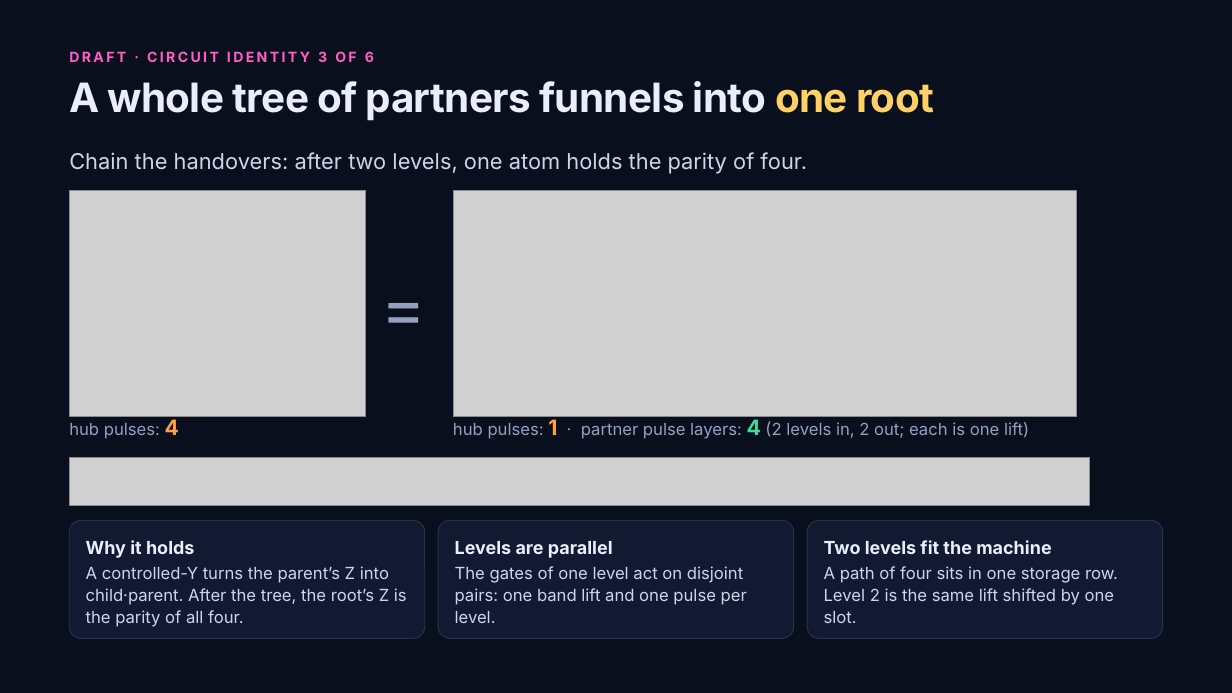
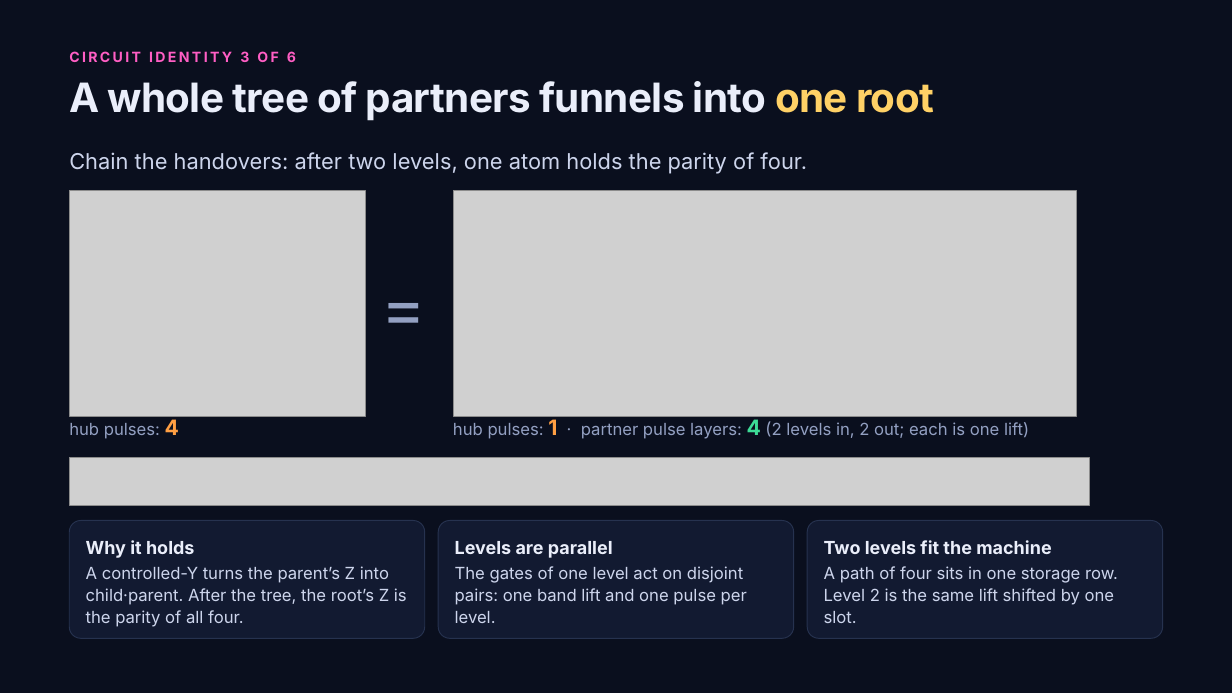
Before and after one commit to Superposition-Squad/2026-PushQuantum-Hackathon, a slide deck: slide 12 of slides/relay/relay.pptx. Drawn at 1232x693 pixels with LibreOffice and Linux fonts; fonts in the diff are those of the drawing; grey boxes stand for pictures. Boxes give left, top, right and bottom in pixels: in the first picture for what was removed or moved away, otherwise in the second. Text is boxed around its words. In the diff, an @@ line names an element or a change of style, - is before the commit and + after.

```diff
--- a/slides/relay/relay.pptx
+++ b/slides/relay/relay.pptx
@@ text at (69, 51, 296, 62): text changed @@
-DRAFT · CIRCUIT IDENTITY 3 OF 6
+CIRCUIT IDENTITY 3 OF 6
```
Also in this commit, not shown: 6 other slides changed, 6 other files.
